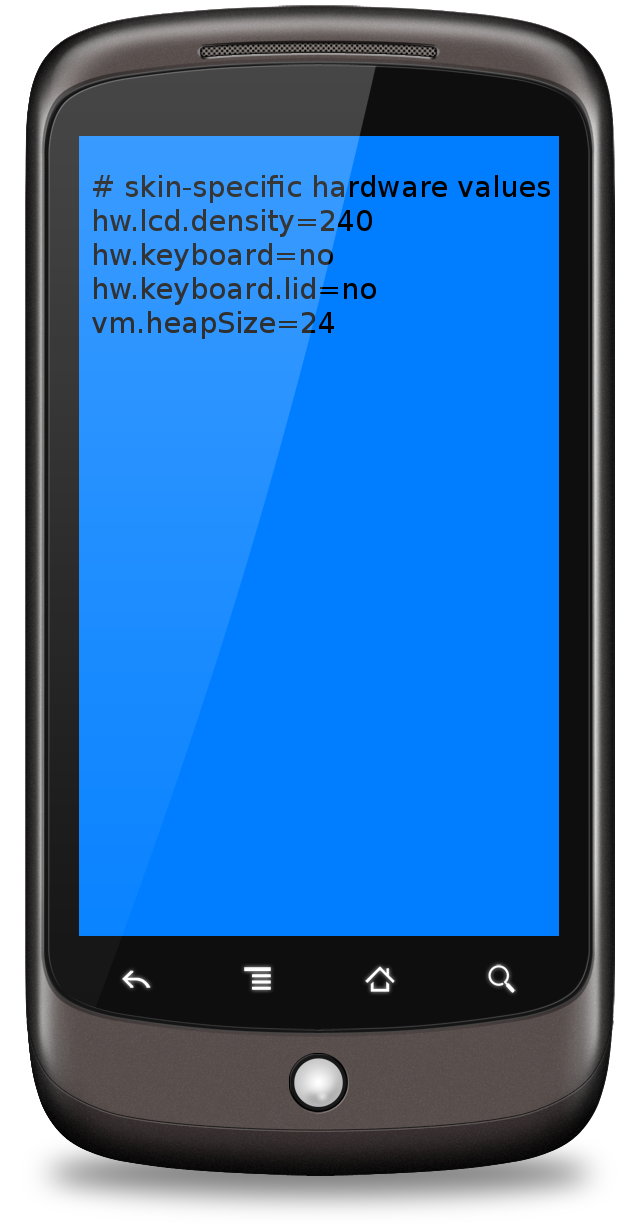
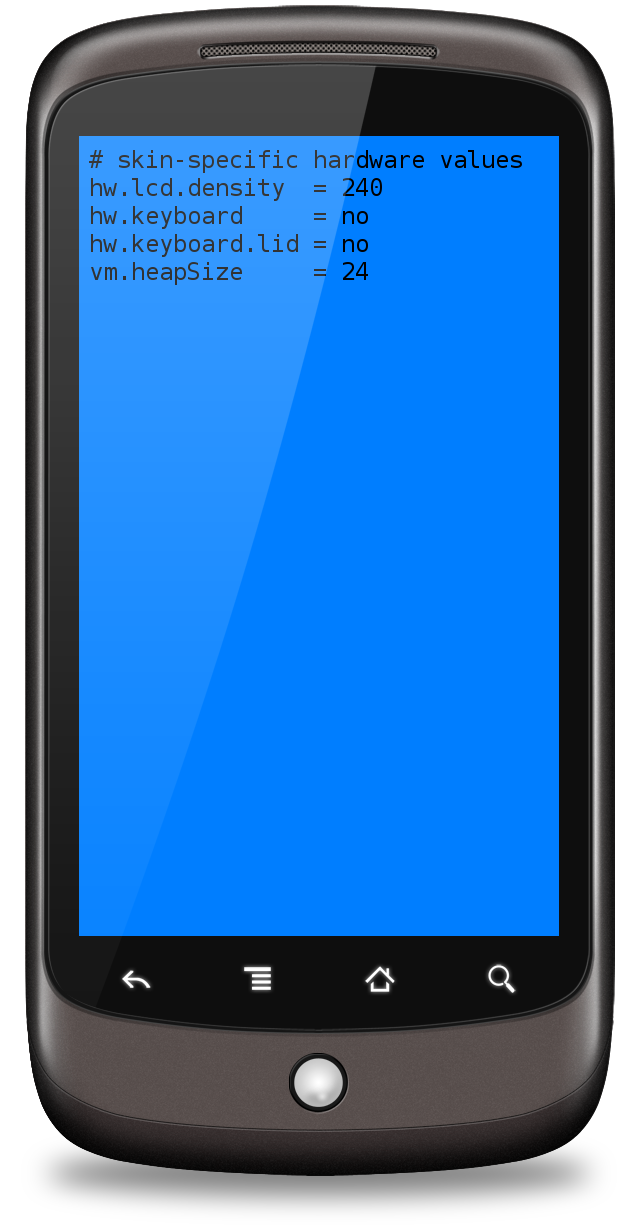
Layers edited between the first and the second w=640, h=1226 image:
painted on "hardware.ini" over [89, 150, 550, 339]
